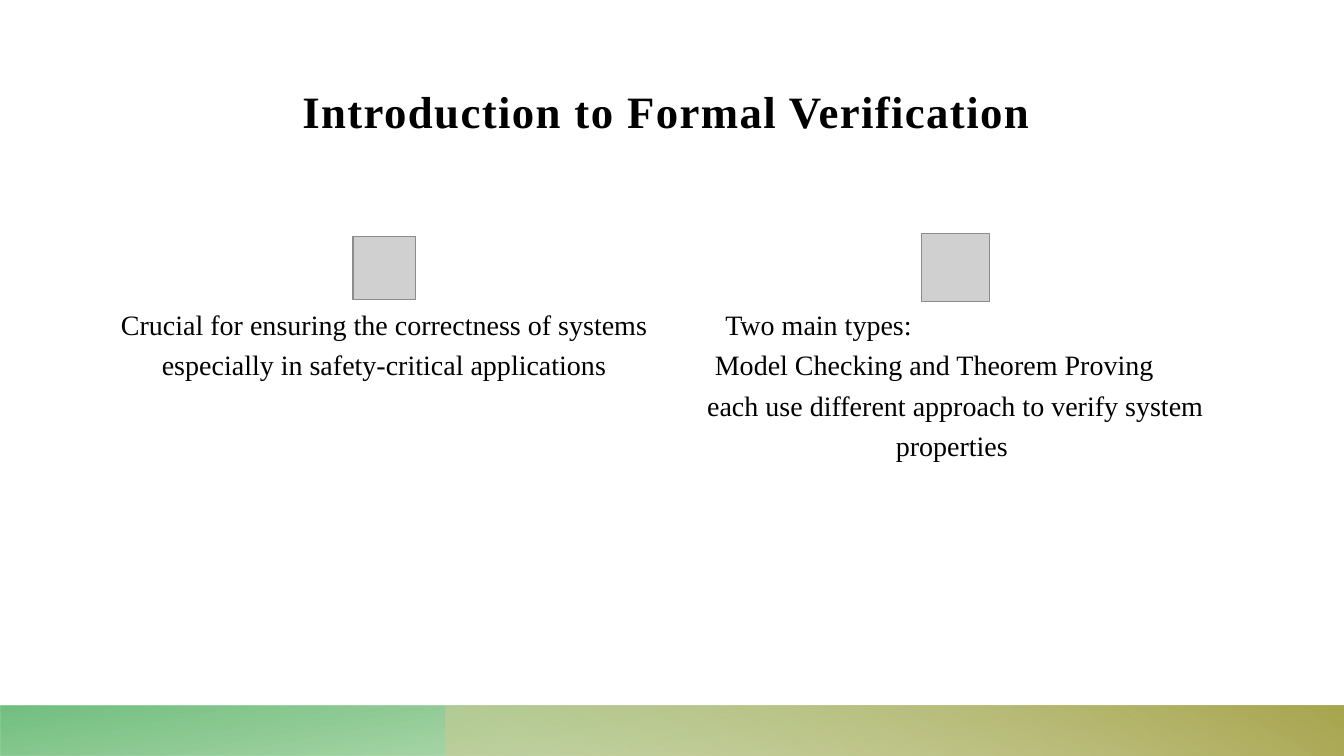
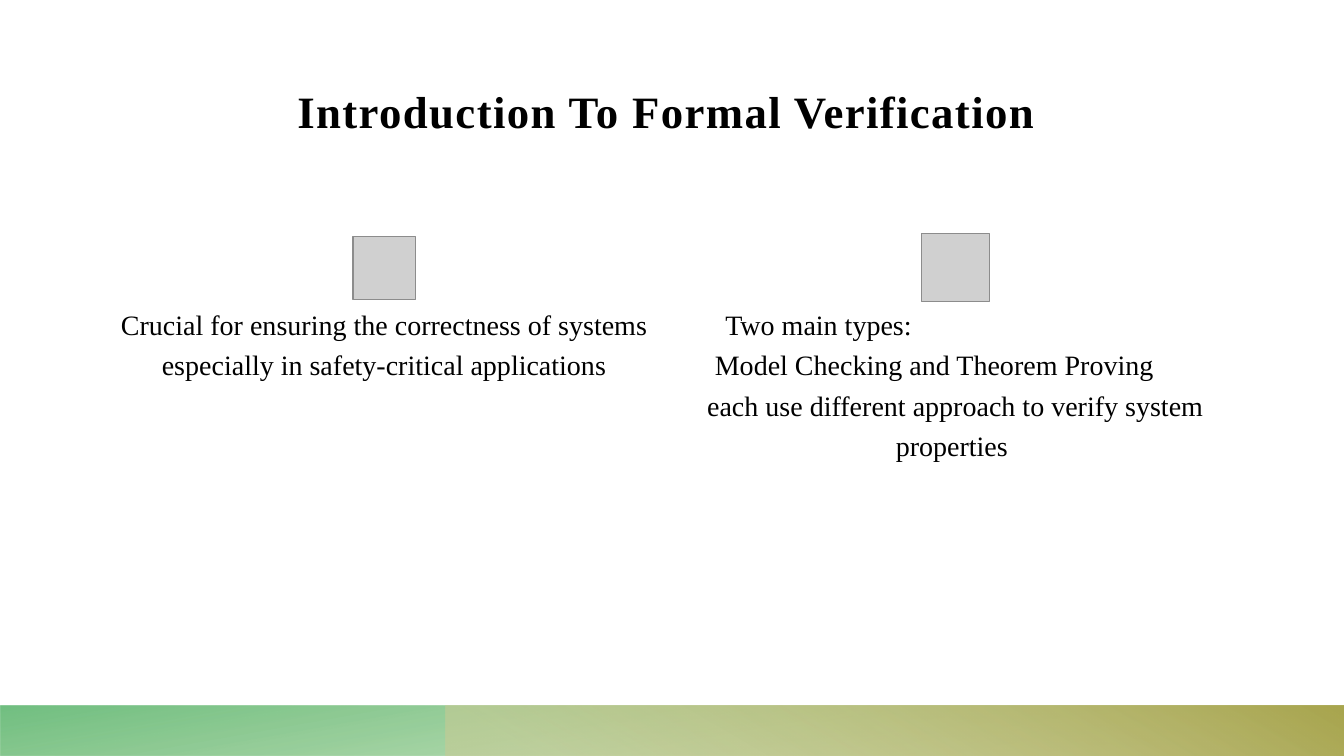
Before and after one commit to Dekel23/Sokoban-DRL, a slide deck: slide 2 of presentation.pptx. Drawn at 1344x756 pixels with LibreOffice and Linux fonts; fonts in the diff are those of the drawing; grey boxes stand for pictures. Boxes give left, top, right and bottom in pixels: in the first picture for what was removed or moved away, otherwise in the second. Text is boxed around its words. In the diff, an @@ line names an element or a change of style, - is before the commit and + after.

```diff
--- a/presentation.pptx
+++ b/presentation.pptx
@@ title at [297,96,1034,129]: text changed @@
-Introduction to Formal Verification
+Introduction To Formal Verification
```
Also in this commit, not shown: 10 other slides changed.
